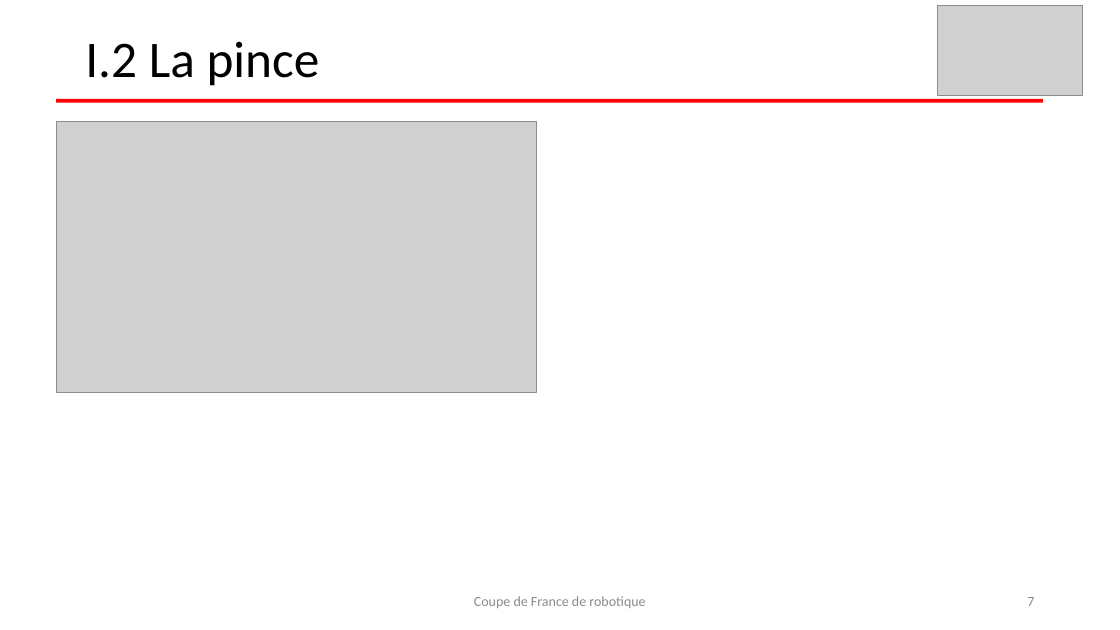
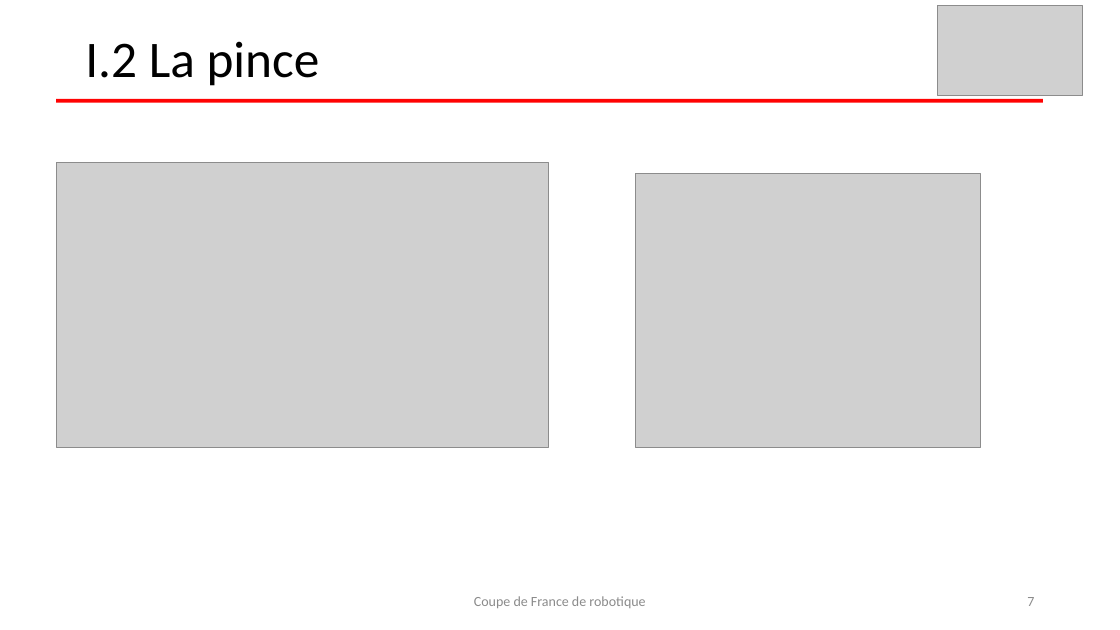
Before and after one commit to nsobczak/CoupeDeFrance, a slide deck: slide 7 of Présentation 1er semestre/2016-12 Présentation coupe de France.pptx. Drawn at 1120x630 pixels with LibreOffice and Linux fonts; fonts in the diff are those of the drawing; grey boxes stand for pictures. Boxes give left, top, right and bottom in pixels: in the first picture for what was removed or moved away, otherwise in the second. Text is boxed around its words. In the diff, an @@ line names an element or a change of style, - is before the commit and + after.

Commit message:
MAJ présentation
Ajout d'images

```diff
--- a/Présentation 1er semestre/2016-12 Présentation coupe de France.pptx
+++ b/Présentation 1er semestre/2016-12 Présentation coupe de France.pptx
@@ picture: place and size @@
-picture at [56,122,537,392]
+picture at [56,162,549,447]
@@ picture added at [635,174,981,448] @@
```
Also in this commit, not shown: 1 other slide changed.
